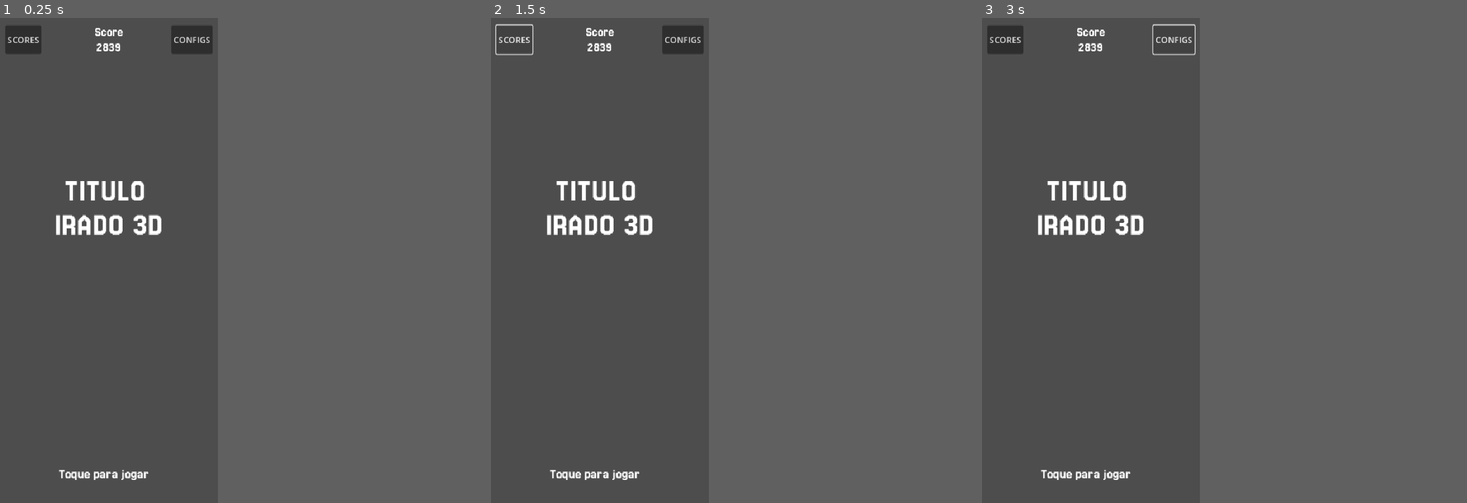
Above: before the commit, frames 1-3 (left to right).
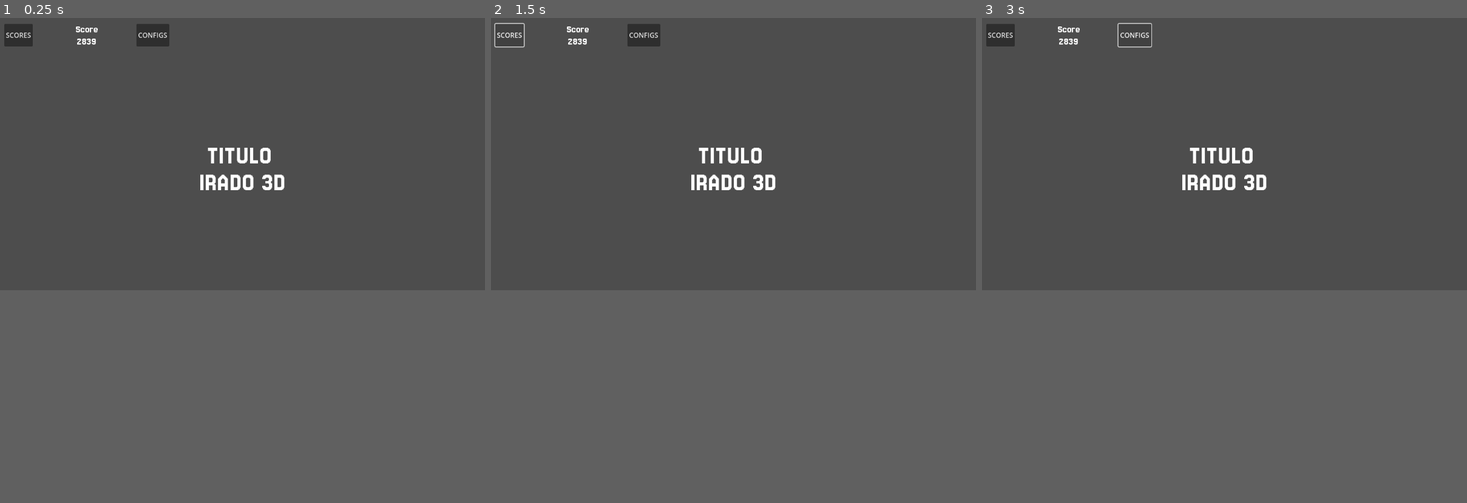
Above: after the commit, the same moments.

Repository: Juawo/space-shooter
Game: Godot game, scene res://scenes/ui/MainMenu/main_menu.tscn
Same seed, same stepped clock (60 frames per second), same inputs: the game is played once before the commit and once after it. After the commit the project has no main scene; this scene is started directly in both runs.
Inputs:
- Up to frame 1 (0.25 s): no input
- Up to frame 2 (1.5 s): click "SCORES" at 0.5 s; click "SCORES" at 1.25 s
- Up to frame 3 (3 s): click "SCORES" at 2 s; click "CONFIGS" at 2.75 s
In our replay, the window is 359x800 before the commit and 799x449 after it. These sizes can differ from the game's own. Grey fills any space a smaller window leaves; there, only what the larger window draws over its background counts as a difference.

The runs differ from the first frame. In frame 1, 2.9% of the frame differs, in the area x 0-59%, y 1-96%; in frame 2, 2.8%; in frame 3, 2.3%.

Commit message:
adicionar sprite idle do player

Diff:
--- a/project.godot
+++ b/project.godot
@@ -10,19 +10,8 @@
 
 [application]
 
-config/name="space-shooter"
-run/main_scene="uid://cumwujwhqn00f"
-config/features=PackedStringArray("4.5", "Mobile")
-config/icon="res://icon.svg"
-
-[display]
-
-window/size/viewport_width=412
-window/size/viewport_height=917
-window/stretch/mode="canvas_items"
-window/stretch/aspect="expand"
-window/handheld/orientation=1
+config/features=PackedStringArray("4.5")
 
 [rendering]
 
-renderer/rendering_method="mobile"
+textures/canvas_textures/default_texture_filter=0
--- /dev/null
+++ b/scenes/game/Player/player.tscn
@@ -0,0 +1,18 @@
+[gd_scene load_steps=3 format=3 uid="uid://c8bvrgnu7smjw"]
+
+[ext_resource type="Texture2D" uid="uid://bl1qcpmv6n4ks" path="res://assets/sprites/idle.png" id="1_apxxd"]
+
+[sub_resource type="RectangleShape2D" id="RectangleShape2D_1hecf"]
+size = Vector2(13.200003, 13.200003)
+
+[node name="Node2D" type="CharacterBody2D"]
+
+[node name="Sprite2D" type="Sprite2D" parent="."]
+position = Vector2(0.99999994, 0)
+scale = Vector2(5, 5)
+texture = ExtResource("1_apxxd")
+
+[node name="CollisionShape2D" type="CollisionShape2D" parent="Sprite2D"]
+position = Vector2(-1.0430813e-07, 0.99999994)
+scale = Vector2(0.99999976, 0.99999976)
+shape = SubResource("RectangleShape2D_1hecf")
Binary file added: assets/sprites/idle.png
Not shown, added: assets/sprites/idle.png.import
